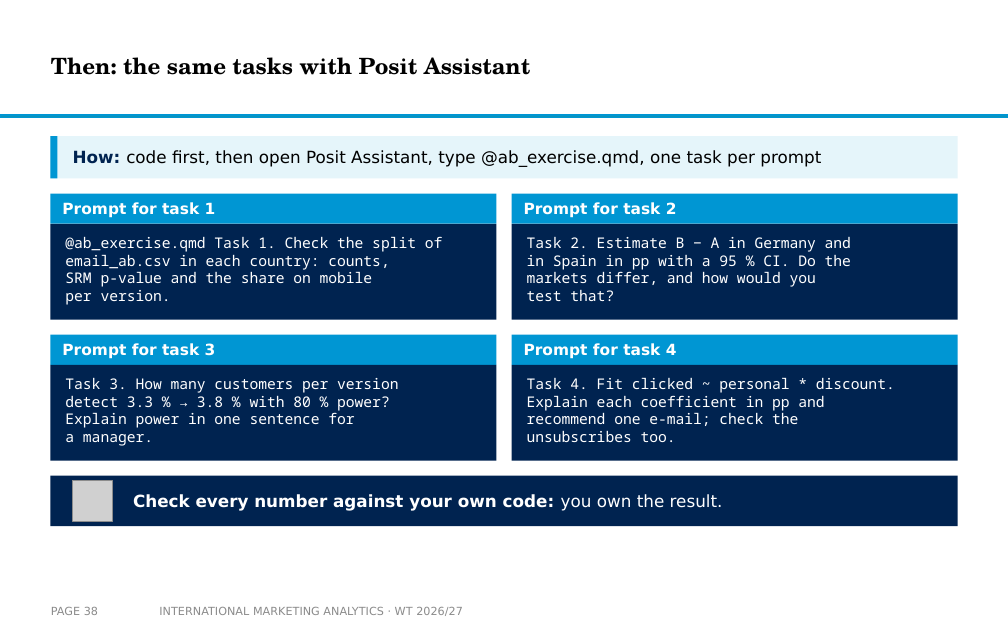
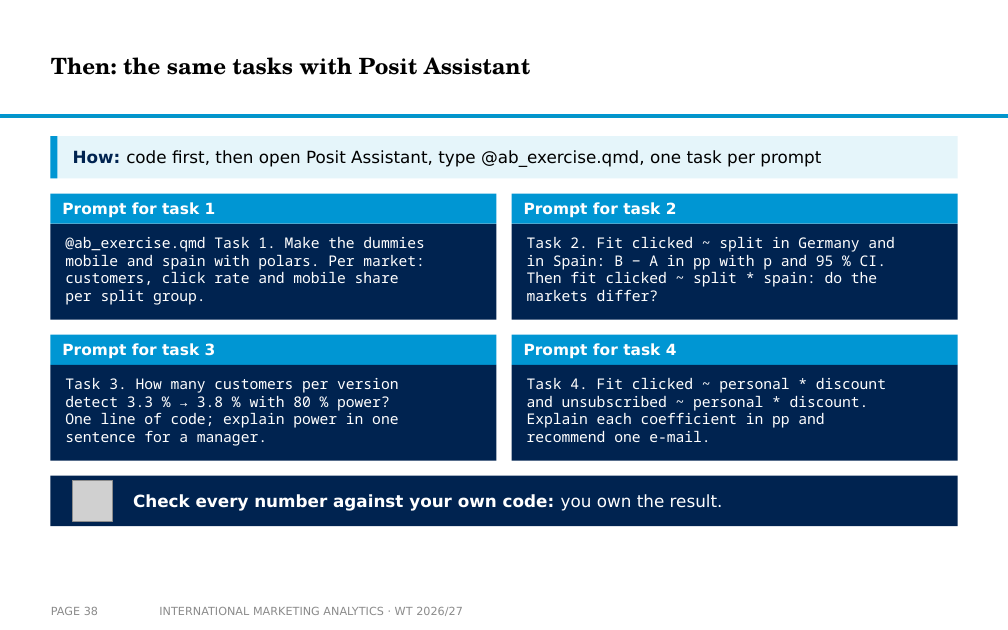
Before and after one commit to arnefloh-wu/international-marketing-analytics-teaching, a slide deck: slide 38 of slides/experiments-and-ab-testing_WT26-27.pptx. Drawn at 1008x630 pixels with LibreOffice and Linux fonts; fonts in the diff are those of the drawing; grey boxes stand for pictures; background and template pictures are left out. Boxes give left, top, right and bottom in pixels: in the first picture for what was removed or moved away, otherwise in the second. Text is boxed around its words. In the diff, an @@ line names an element or a change of style, - is before the commit and + after.

```diff
--- a/slides/experiments-and-ab-testing_WT26-27.pptx
+++ b/slides/experiments-and-ab-testing_WT26-27.pptx
@@ text at <box>65,236,424,305</box>: text changed @@
-@ab_exercise.qmd Task 1. Check the split of
-email_ab.csv in each country: counts,
-SRM p-value and the share on mobile
-per version.
+@ab_exercise.qmd Task 1. Make the dummies
+mobile and spain with polars. Per market:
+customers, click rate and mobile share
+per split group.
@@ text at <box>527,236,894,301</box>: text changed @@
-Task 2. Estimate B − A in Germany and
-in Spain in pp with a 95 % CI. Do the
-markets differ, and how would you
-test that?
+Task 2. Fit clicked ~ split in Germany and
+in Spain: B − A in pp with p and 95 % CI.
+Then fit clicked ~ split * spain: do the
+markets differ?
@@ text at <box>527,377,886,411</box>: text changed @@
-Task 4. Fit clicked ~ personal * discount.
+Task 4. Fit clicked ~ personal * discount
+and unsubscribed ~ personal * discount.
@@ text at <box>65,412,398,446</box>: text changed @@
-Explain power in one sentence for
-a manager.
+One line of code; explain power in one
+sentence for a manager.
@@ text at <box>527,430,710,442</box>: text changed @@
-recommend one e-mail; check the
-unsubscribes too.
+recommend one e-mail.
```
Also in this commit, not shown: 9 other slides changed, 1 slide added, 1 slide removed, 5 other files.
